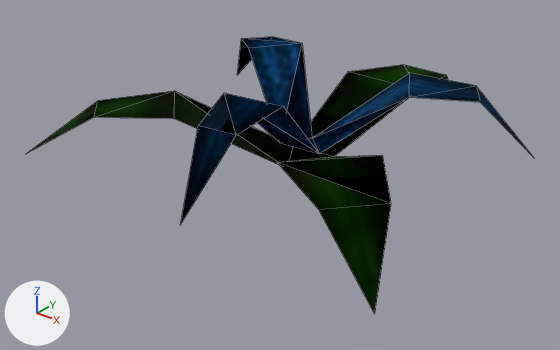
A saved change to the glTF model assets/models/ITPL_MANA_HERB_02.glb.
The view is the same before and after, from a camera (50 mm lens) standing at (0.645, -0.896, 0.501) and looking at (-0.049, -0.028, -0.037). The lights are fixed; the arrows at lower left show +X, +Y and +Z. Mesh edges are drawn as thin lines. Vertices at the same position are counted once.
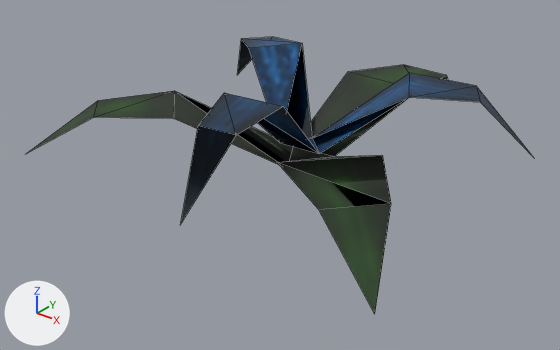
Boxes [x1, y1, x2, y2] around the edits, measured in the pictures (560 x 350 px):
'Mesh', surface changed, shading changed: [34, 37, 524, 313] in both
part 1 of me_mesh, shading changed: [94, 91, 172, 117] in both
part 2 of me_mesh, shading changed: [289, 147, 334, 161] in both
part 3 of me_mesh, shading changed: [224, 93, 283, 135] in both
part 4 of me_mesh, shading changed: [409, 73, 476, 97] in both

What the commit changed:
Picture 'ItFood' (img_itfood_1) is new.
In material 'ITFOOD' (mat_itfood), metallic goes from 1.0 to 0.0.
In material 'ITFOOD' (mat_itfood), roughness goes from 1.0 to 0.5.
Material 'ITFOOD' (mat_itfood) changes its picture from img_itfood to img_itfood_1.
In material 'ITFO_LAKOMY_WINES' (mat_itfo_lakomy_wines), metallic goes from 1.0 to 0.0.
me_mesh has 36 vertices, 32 faces and spans x -0.36..0.294, y -0.307..0.402, z -0.007..0.134.
me_mesh is used by ob_mesh; location (0.0, 0.0, 0.0).
me_mesh part 1: the 1 face centred in x -0.258, y -0.159, z 0.075 is now shaded flat.
me_mesh part 2: the 1 face centred in x -0.016, y -0.008, z -0.003 is now shaded flat.
me_mesh part 3: the 1 face centred in x 0.008, y -0.169, z 0.128 is now shaded flat.
me_mesh part 4: the 1 face centred in x 0.15, y 0.073, z 0.129 is now shaded flat.
